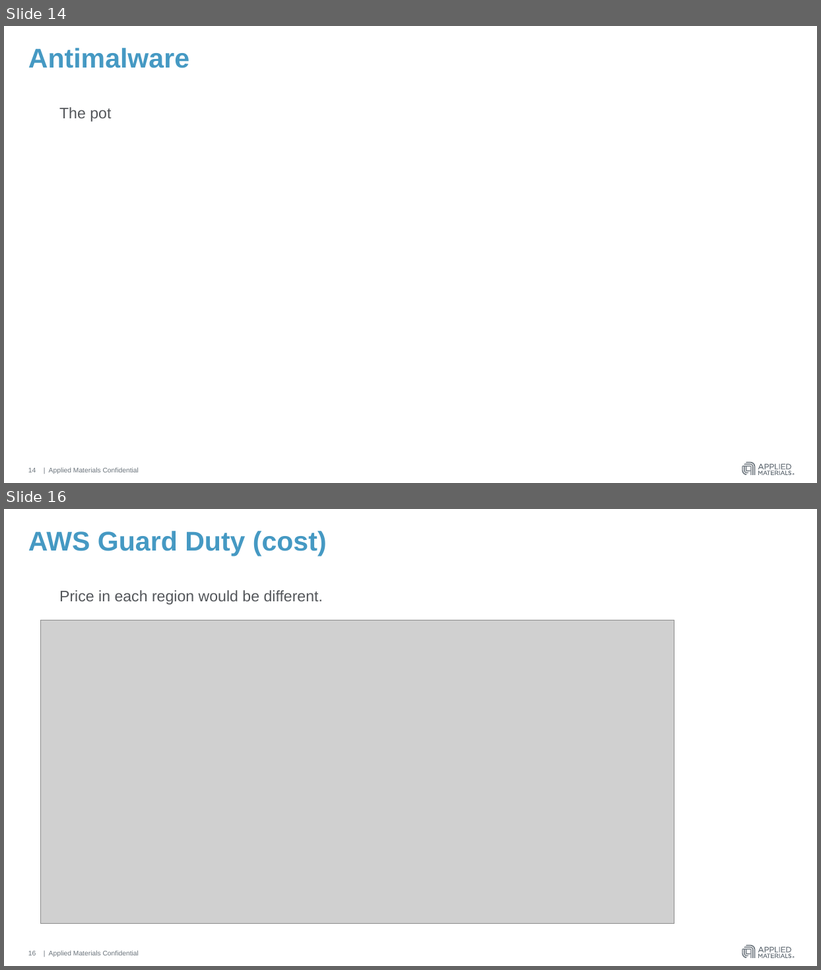
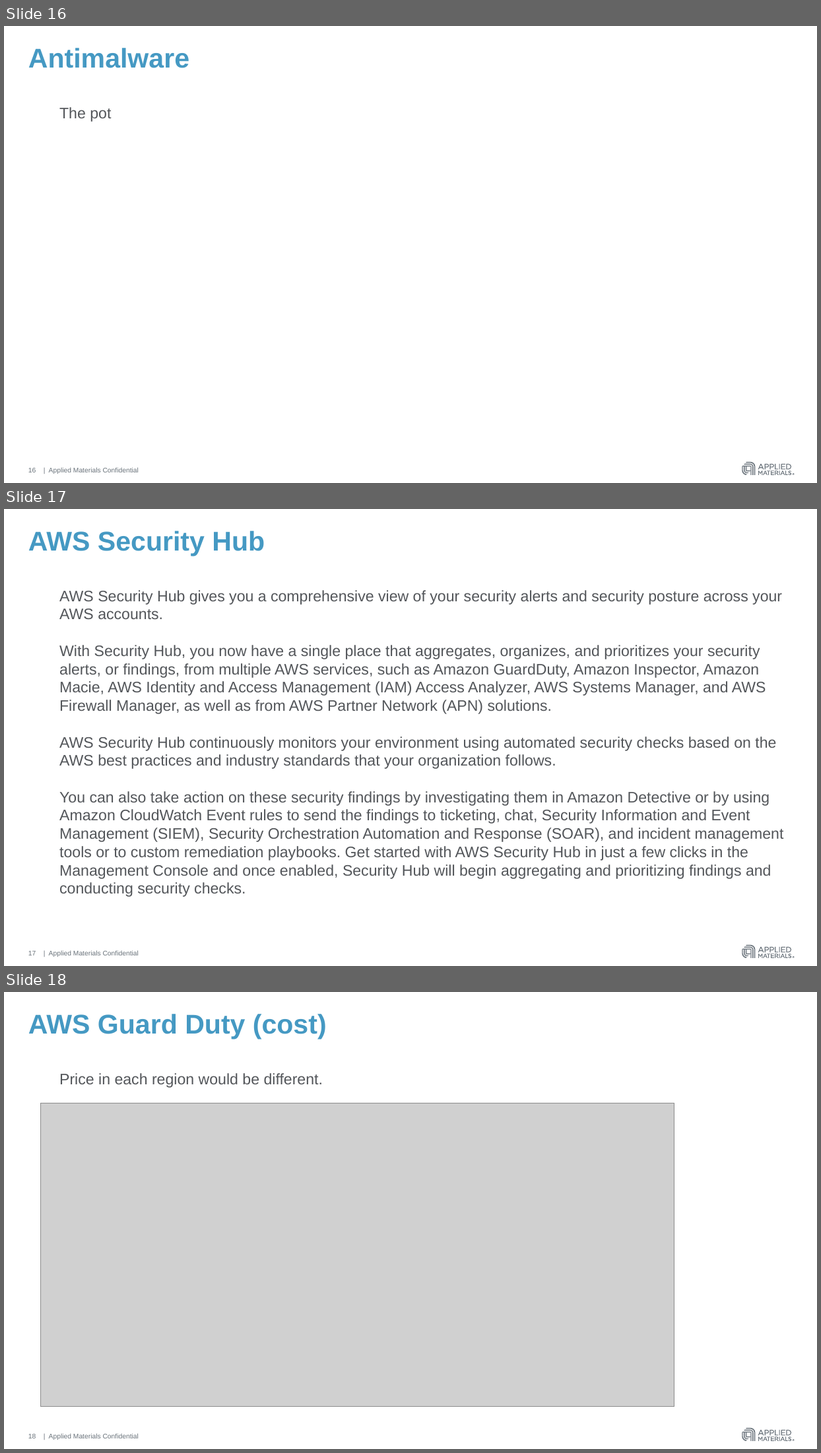
Before and after one commit to hmahajanHM/mytestrepo, a slide deck: AWS Guard Duty & Azure Security Center.pptx. Shown one above the other, each under a label of ours: slides 14 and 16 before the commit, slides 16, 17 and 18 after it; the slides between them are not shown. The pictures are 821x970 and 821x1453 pixels, drawn with LibreOffice and Linux fonts; fonts in the diff are those of the drawing; grey boxes stand for pictures. Boxes give left, top, right and bottom in pixels: in the first picture for what was removed or moved away, otherwise in the second. Text is boxed around its words. In the diff, an @@ line names an element or a change of style, - is before the commit and + after.

```diff
--- a/AWS Guard Duty & Azure Security Center.pptx
+++ b/AWS Guard Duty & Azure Security Center.pptx
@@ slide 17 added at <box>4,509,817,966</box>, background #FFFFFF; not listed: 4 template elements that a slide beside it also shows @@
@@ title added at <box>28,531,265,557</box>, 32 pt, text #4599C3, bold @@
+AWS Security Hub
@@ text added at <box>59,590,784,897</box>, 18 pt, text #53565A @@
+AWS Security Hub gives you a comprehensive view of your security alerts and security posture across your AWS accounts.
+With Security Hub, you now have a single place that aggregates, organizes, and prioritizes your security alerts, or findings, from multiple AWS services, such as Amazon GuardDuty, Amazon Inspector, Amazon Macie, AWS Identity and Access Management (IAM) Access Analyzer, AWS Systems Manager, and AWS Firewall Manager, as well as from AWS Partner Network (APN) solutions.
+AWS Security Hub continuously monitors your environment using automated security checks based on the AWS best practices and industry standards that your organization follows.
+You can also take action on these security findings by investigating them in Amazon Detective or by using Amazon CloudWatch Event rules to send the findings to ticketing, chat, Security Information and Event Management (SIEM), Security Orchestration Automation and Response (SOAR), and incident management tools or to custom remediation playbooks. Get started with AWS Security Hub in just a few clicks in the Management Console and once enabled, Security Hub will begin aggregating and prioritizing findings and conducting security checks.
@@ page number added at <box>28,951,36,956</box>, 8 pt, text #6A737B @@
+17
@@ what was slide 14 is now slide 16 @@
@@ page number at <box>28,468,36,473</box>: text changed @@
-14
+16
@@ what was slide 16 is now slide 18 @@
```
Also in this commit, not shown: 2 slides changed, 3 other slides added, 1 slide removed.
